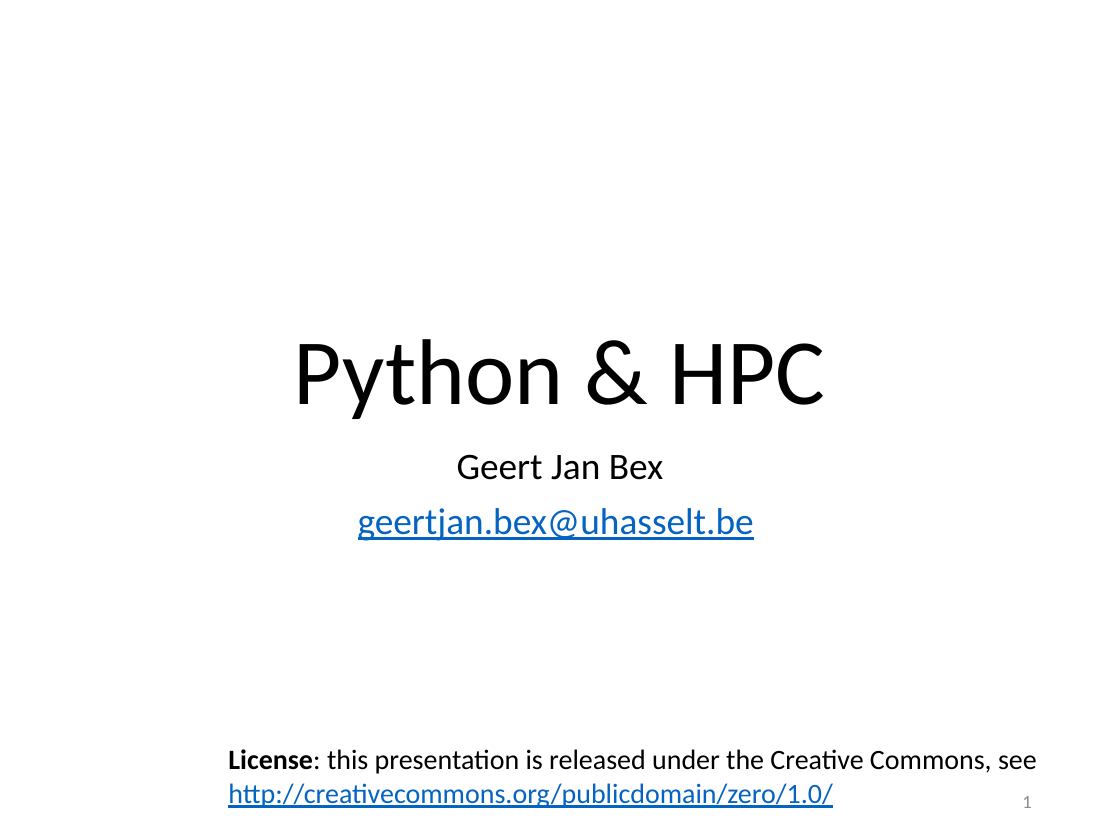
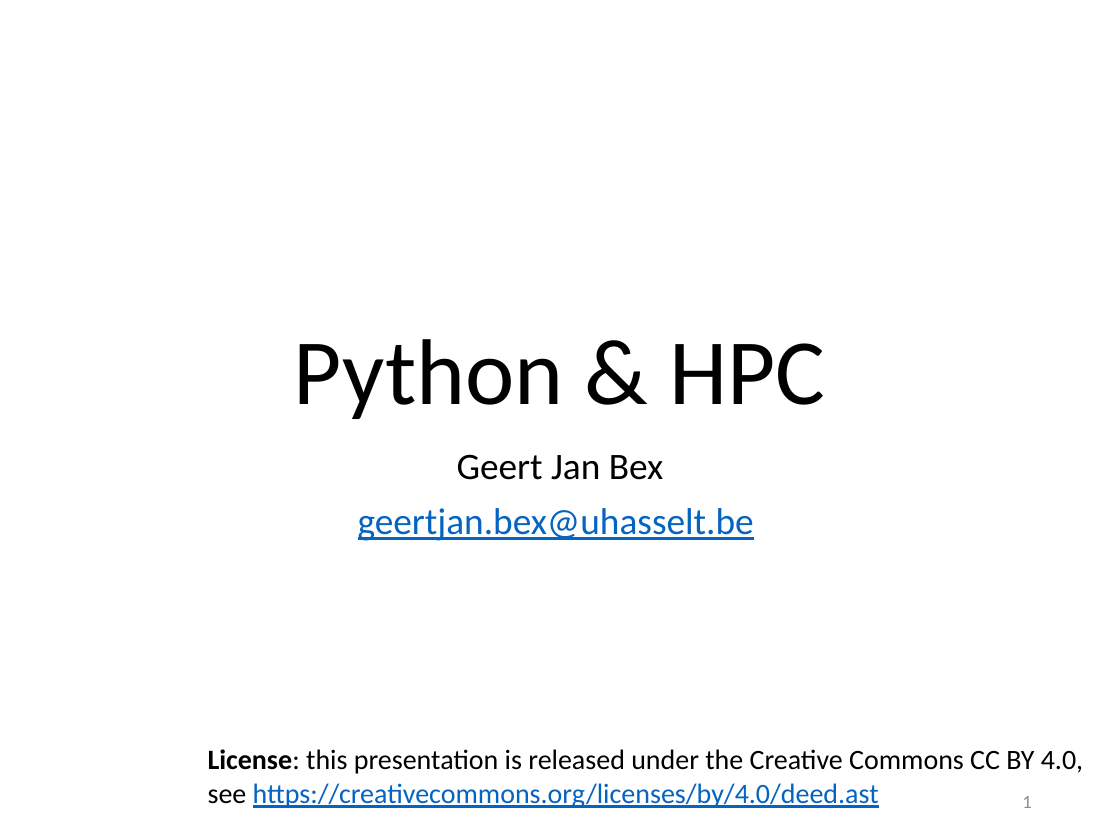
Before and after one commit to gjbex/Python-for-HPC, a slide deck: slide 1 of python_hpc.pptx. Drawn at 1120x840 pixels with LibreOffice and Linux fonts; fonts in the diff are those of the drawing. Boxes give left, top, right and bottom in pixels: in the first picture for what was removed or moved away, otherwise in the second. Text is boxed around its words. In the diff, an @@ line names an element or a change of style, - is before the commit and + after.

```diff
--- a/python_hpc.pptx
+++ b/python_hpc.pptx
@@ text at bbox=[208, 749, 1083, 808]: text changed @@
-License: this presentation is released under the Creative Commons, see
-http://creativecommons.org/publicdomain/zero/1.0/
+License: this presentation is released under the Creative Commons CC BY 4.0,
+see https://creativecommons.org/licenses/by/4.0/deed.ast
```
Also in this commit, not shown: 1 other slide changed, 3 slides added.
